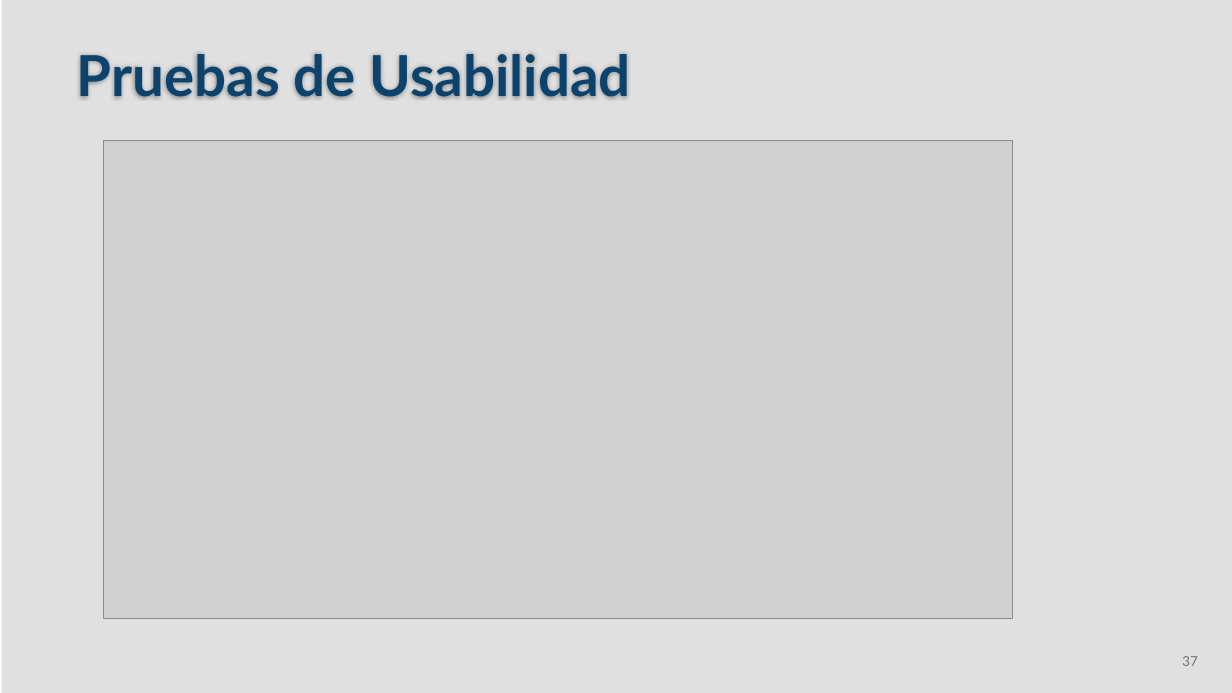
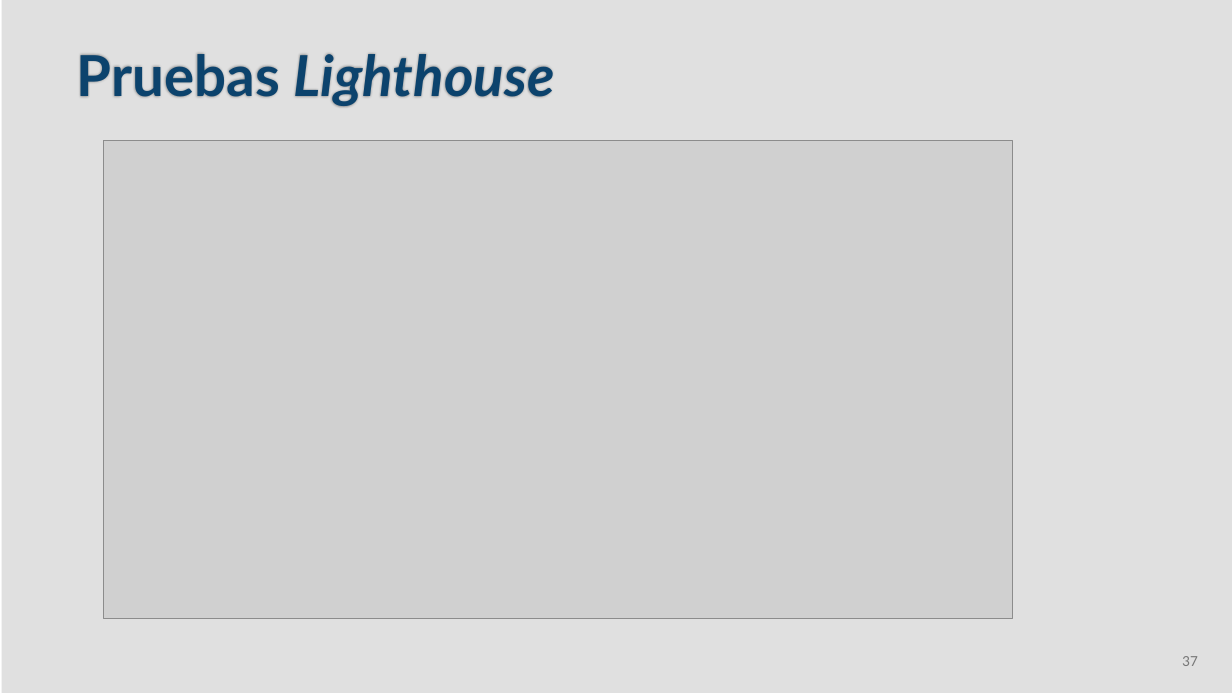
Before and after one commit to DavidBuenoCarmona/TFGinfo, a slide deck: slide 37 of Presentación/TFGinfo.pptx. Drawn at 1232x693 pixels with LibreOffice and Linux fonts; fonts in the diff are those of the drawing; grey boxes stand for pictures. Boxes give left, top, right and bottom in pixels: in the first picture for what was removed or moved away, otherwise in the second. Text is boxed around its words. In the diff, an @@ line names an element or a change of style, - is before the commit and + after.

```diff
--- a/Presentación/TFGinfo.pptx
+++ b/Presentación/TFGinfo.pptx
@@ text in free at (77, 53, 555, 107): text changed; italic on @@
-Pruebas de Usabilidad
+Pruebas Lighthouse
```
Also in this commit, not shown: 6 other slides changed, 2 slides added.
